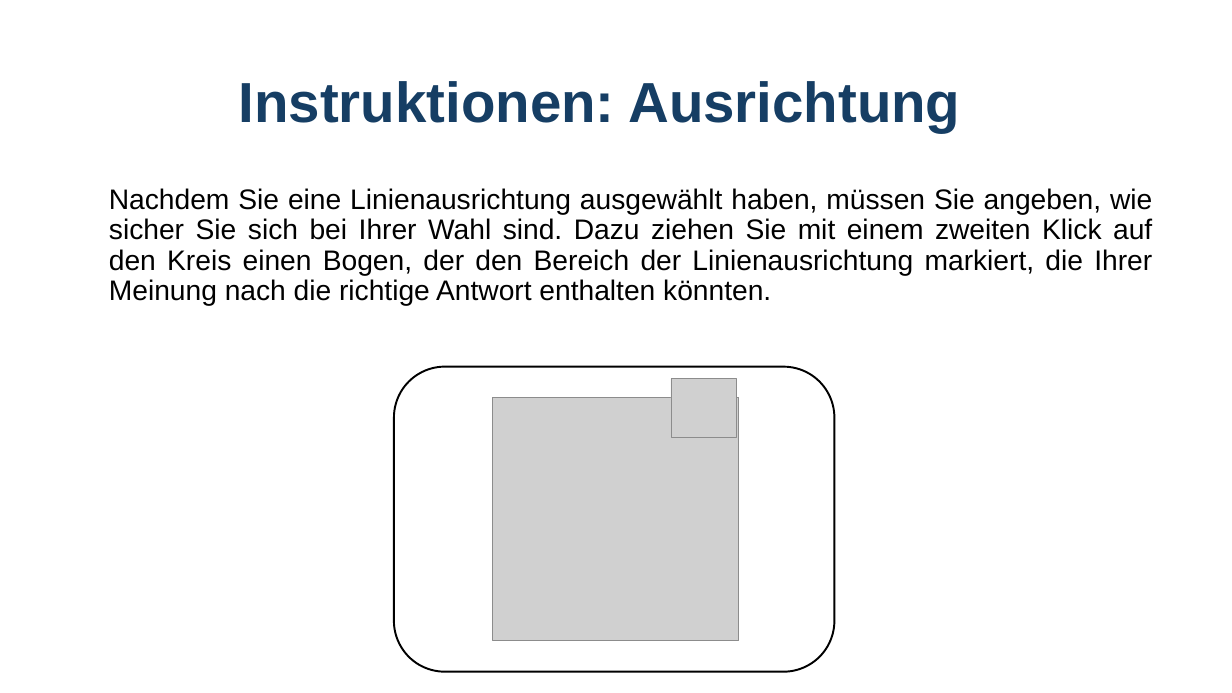
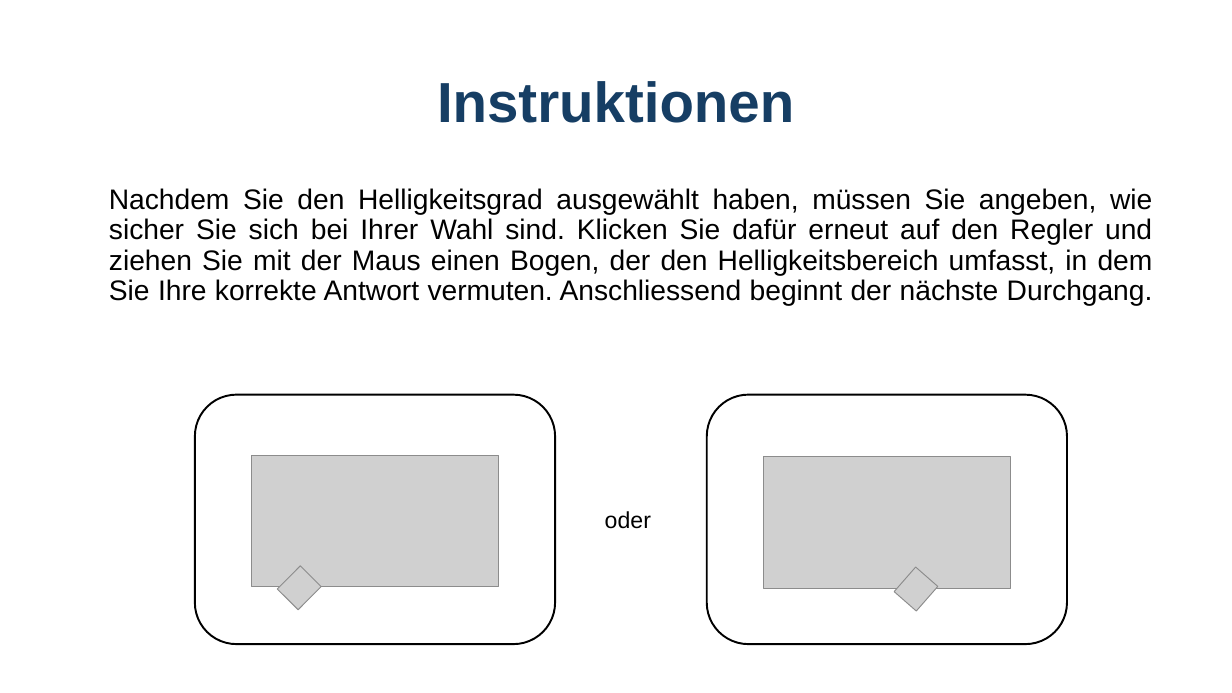
Before and after one commit to GidonFrischkorn/Ambizione-IndividualDifferencesStudy, a slide deck: slide 8 of tasks/perceptual-matching-color/assets/images/instructions perceptual matching .pptx. Drawn at 1232x693 pixels with LibreOffice and Linux fonts; fonts in the diff are those of the drawing; grey boxes stand for pictures. Boxes give left, top, right and bottom in pixels: in the first picture for what was removed or moved away, otherwise in the second. Text is boxed around its words. In the diff, an @@ line names an element or a change of style, - is before the commit and + after.

```diff
--- a/tasks/perceptual-matching-color/assets/images/instructions perceptual matching .pptx
+++ b/tasks/perceptual-matching-color/assets/images/instructions perceptual matching .pptx
@@ title at <box>437,81,794,123</box>: text changed @@
-Instruktionen: Ausrichtung
+Instruktionen
@@ text at <box>109,188,1153,306</box>: text changed @@
-Nachdem Sie eine Linienausrichtung ausgewählt haben, müssen Sie angeben, wie sicher Sie sich bei Ihrer Wahl sind. Dazu ziehen Sie mit einem zweiten Klick auf den Kreis einen Bogen, der den Bereich der Linienausrichtung markiert, die Ihrer Meinung nach die richtige Antwort enthalten könnten.
+Nachdem Sie den Helligkeitsgrad ausgewählt haben, müssen Sie angeben, wie sicher Sie sich bei Ihrer Wahl sind. Klicken Sie dafür erneut auf den Regler und ziehen Sie mit der Maus einen Bogen, der den Helligkeitsbereich umfasst, in dem Sie Ihre korrekte Antwort vermuten. Anschliessend beginnt der nächste Durchgang.
@@ rounded rectangle: place and size @@
-rounded rectangle at <box>394,367,835,672</box>
+rounded rectangle at <box>195,395,555,644</box>
@@ picture removed at <box>493,397,738,640</box> @@
@@ rounded rectangle added at <box>707,395,1067,644</box>, outline #000000 1.5 pt @@
@@ picture added at <box>251,456,499,587</box> @@
@@ picture added at <box>763,457,1011,588</box> @@
@@ text added at <box>605,511,651,529</box>, 18 pt, text #000000 @@
+oder
@@ picture at <box>277,566,321,610</box>: rotation 0 to 134 degrees @@
@@ picture added at <box>895,568,938,612</box> @@
@@ rectangle added at <box>550,592,586,599</box>, fill #FFFFFF @@
```
Also in this commit, not shown: 6 other slides changed, 1 slide added, 1 slide removed, 25 other files.
